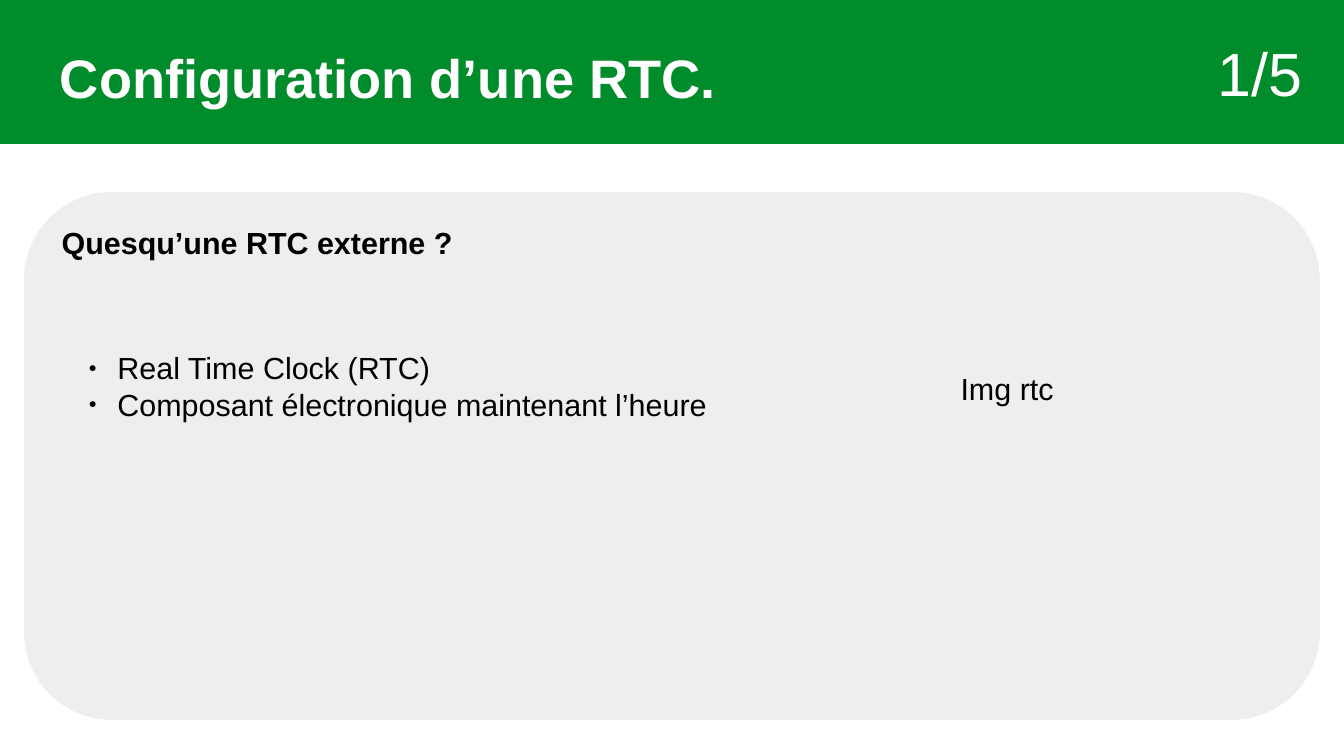
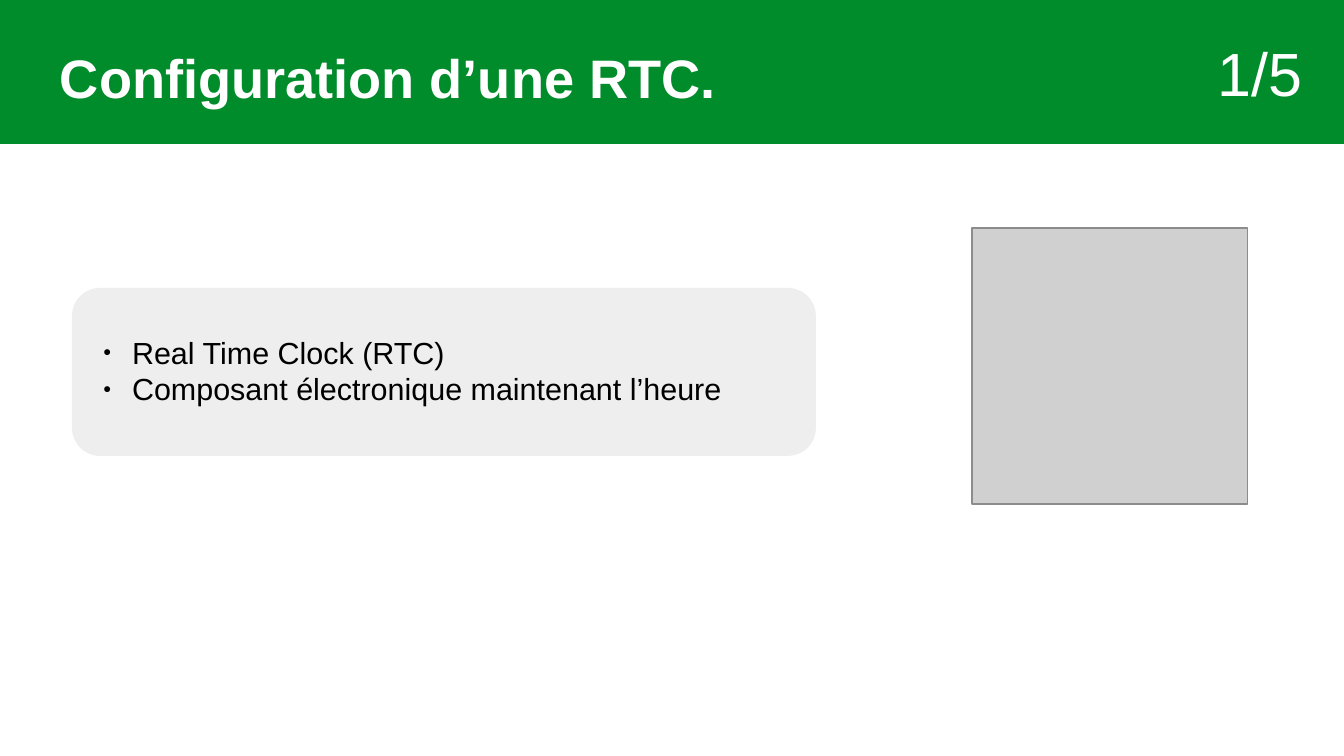
Before and after one commit to Sauvage89/sechoir-houblon, a slide deck: slide 3 of doc/diaporama/revu2/revu2_sauvage.odp (slide 4 before the commit). Drawn at 1344x756 pixels with LibreOffice and Linux fonts; fonts in the diff are those of the drawing; grey boxes stand for pictures. Boxes give left, top, right and bottom in pixels: in the first picture for what was removed or moved away, otherwise in the second. Text is boxed around its words. In the diff, an @@ line names an element or a change of style, - is before the commit and + after.

```diff
--- a/doc/diaporama/revu2/revu2_sauvage.odp
+++ b/doc/diaporama/revu2/revu2_sauvage.odp
@@ rounded rectangle removed at bbox=[24, 191, 1321, 720] @@
-Quesqu’une RTC externe ?
@@ picture added at bbox=[972, 228, 1248, 504] @@
@@ rounded rectangle added at bbox=[72, 288, 816, 456], fill #EEEEEE @@
@@ text "Real Time Clock (RTC)": place and size @@
-text "Real Time Clock (RTC)" at bbox=[117, 357, 706, 422]
+text "Real Time Clock (RTC)" at bbox=[132, 342, 721, 406]
@@ text removed at bbox=[961, 379, 1054, 406] @@
-Img rtc
```
Also in this commit, not shown: 18 other slides changed, 9 slides added, 3 slides removed.
